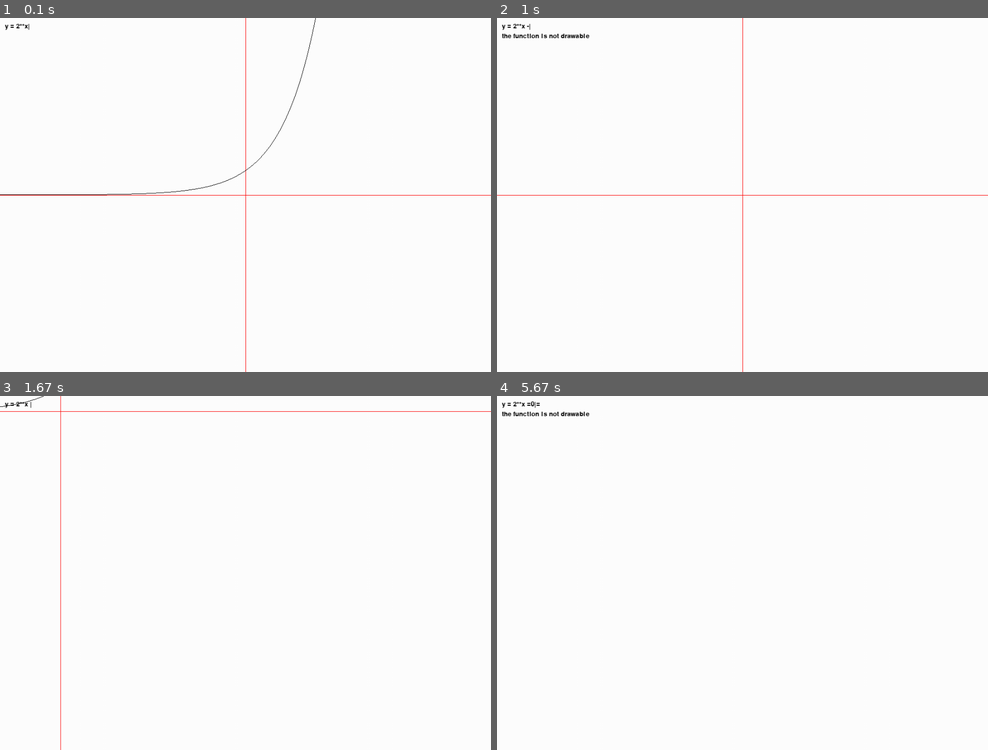
Above: before the commit, frames 1-4 (two rows, left to right).
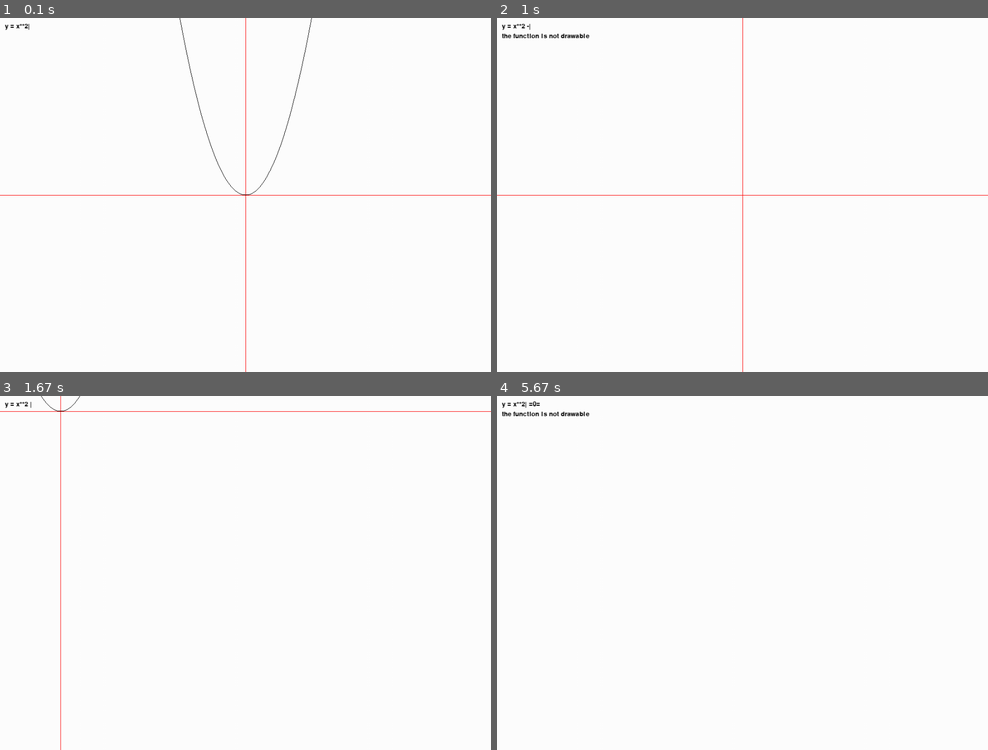
Above: after the commit, the same moments.

Repository: Quark-Games/YEquals
Game: pygame game, started from func_sim_copy.py
Two runs of this game, one before a commit and one after it. Both use one fixed random seed, a clock stepped at 60 frames per second and the inputs below.
Inputs (mouse positions are in pixels of both pictures, inside the frame that each line leads up to):
- Up to frame 1 (0.1 s): no input
- Up to frame 2 (1 s): tap Space at 0.33 s; tap - at 0.67 s
- Up to frame 3 (1.67 s): press the mouse at (304, 604) at 1.03 s; move the mouse to (211, 523) at 1.13 s; release the mouse at (117, 442) at 1.27 s; hold Backspace from 1.33 s (still down); hold Right from 1.33 s (still down); move the mouse to (255, 452) at 1.37 s
- Up to frame 4 (5.67 s): release Backspace at 1.8 s; release Right at 1.8 s; tap = at 1.83 s; press the mouse at (801, 604) at 2.2 s; move the mouse to (835, 615) at 2.3 s; release the mouse at (870, 629) at 2.43 s; press the mouse at (801, 604) at 2.53 s; move the mouse to (821, 573) at 2.63 s; release the mouse at (840, 544) at 2.77 s; press the mouse at (801, 604) at 2.87 s; move the mouse to (678, 548) at 2.97 s; release the mouse at (555, 495) at 3.1 s; tap 0 at 3.67 s; hold = 4-4.47 s; hold Right 4-4.47 s; click (600, 505) at 4.08 s; hold Left 5-5.53 s; click (600, 551) at 5.08 s; hold Left from 5.57 s (still down); tap Space at 5.63 s; click (668, 675) at 5.65 s

The runs differ from the first frame. In frame 1, 0.4% of the frame differs, in the area x 0-65%, y 0-51%; in frame 2, less than 0.1%; in frame 3, less than 0.1%; in frame 4, less than 0.1%.

Commit message:
game chnager

Diff:
--- /dev/null
+++ b/func_sim.py
@@ -0,0 +1,264 @@
+import pygame
+from pygame.locals import *
+from math import *
+import os
+import re
+
+# set default directory to assets
+os.chdir("assets")
+
+# pygame display initiation
+pygame.init()
+
+display_width = 1000
+display_height = 720
+
+display = pygame.display.set_mode((display_width, display_height))
+pygame.display.set_caption("Function Simulator")
+icon_img = pygame.image.load("icon.png")
+pygame.display.set_icon(icon_img)
+
+clock = pygame.time.Clock()
+FPS = 30
+
+font = pygame.font.Font(None, 20)
+
+WHITE = (255, 255, 255)
+BLACK = (0, 0, 0)
+RED = (255, 0, 0)
+
+MODIFIERS = ("alt", "ctrl", "escape", "meta", "shift", "tab", "windows")
+
+
+class File:
+
+    def __init__(self, fname):
+        self.fname = fname
+
+    def get(self):
+        try:
+            with open(self.fname, 'r') as f:
+                cont = f.read()
+            return cont
+        except FileNotFoundError:
+            return ''
+
+    def put(self, cont):
+        with open(self.fname, 'w') as f:
+            f.write(str(cont))
+
+
+class Message:
+
+    def __init__(self):
+        self.reset()
+        self.font = pygame.font.Font(None, 20)
+
+    def put(self, screen, textString):
+        textBitmap = self.font.render(textString, True, BLACK)
+        screen.blit(textBitmap, [self.x, self.y])
+        self.y += self.line_height
+
+    def reset(self):
+        self.x = 10
+        self.y = 10
+        self.line_height = 15
+
+    def indent(self):
+        self.x += 10
+
+    def unindent(self):
+        self.x -= 10
+
+
+class Coordinate:
+
+    def __init__(self):
+        self.origin = [display_width / 2, display_height / 2]
+        self.scalex = 50
+        self.scaley = 50
+
+    def axis(self):
+        pygame.draw.line(display,
+                         RED,
+                         (0, self.origin[1]),
+                         (display_width, self.origin[1]))
+        pygame.draw.line(display,
+                         RED,
+                         (self.origin[0], 0),
+                         (self.origin[0], display_height))
+
+    def chori(self, move_x, move_y):
+        self.origin[0] += move_x
+        self.origin[1] += move_y
+
+
+file = File("data")
+message = Message()
+coor = Coordinate()
+
+
+class Func:
+    family = []
+    active = None
+    index = 0
+
+    def __init__(self):
+        self.exp = exp
+        self.cursor = len(exp)
+        Func.family.append(self)
+        Func.index = len(family) - 1
+
+    def move_cursor(self, move):
+        self.move = move
+
+    def draw(self):
+        # draw graph of function
+        old_pos = (-1, -1)
+        drawability = display_width
+        for pixel_x in range(0, display_width):
+            try:
+                x = (pixel_x - coor.origin[0]) / coor.scalex
+                y = eval(self.func)
+                pixel_y = coor.origin[1] - y * coor.scaley
+                temp = 0 < old_pos[1] < display_height
+                temp = temp or 0 < pixel_y < display_height
+                if pixel_x - old_pos[0] <= 1 and temp:
+                    pygame.draw.line(display,
+                                     BLACK,
+                                     old_pos,
+                                     (int(pixel_x), int(pixel_y)))
+                old_pos = (int(pixel_x), int(pixel_y))
+            except Exception:
+                drawability -= 1
+
+        # display function expression
+        message.put("y = "+self.func[:self.cursor]+'|'+self.func[self.cursor:])
+
+        # display drawability message
+        if not drawability:
+            temp = "the function is not drawable"
+        elif drawability != display_width:
+            temp = "the function is not consistant"
+        message.indent()
+        message.put(temp)
+        message.unindent()
+
+
+def main():
+    func = file.get()
+    index = len(func)
+    holding = set()
+
+    pygame.key.set_repeat(300, 80)
+
+    while True:
+        # keyboard controls
+        for event in pygame.event.get():
+            if event.type == QUIT:
+                quit_all(func)
+            if event.type == KEYDOWN:
+                # holding down the modifier keys
+                key_name = pygame.key.name(event.key)
+                for modifier in MODIFIERS:
+                    if modifier in key_name:
+                        holding.add(modifier)
+                        break
+                else:
+                    # special operations
+                    if "meta" in holding:
+                        if event.key == K_q:
+                            quit_all(func)
+                        elif event.key == K_MINUS:
+                            coor.scalex /= 2
+                            coor.scaley /= 2
+                        elif event.key == K_EQUALS:
+                            coor.scalex *= 2
+                            coor.scaley *= 2
+                        elif event.key == K_0:
+                            coor.origin = [display_width/2, display_height/2]
+                            coor.scalex, coor.scaley = 50, 50
+                        elif event.key == K_BACKSPACE:
+                            func = ""
+                    elif "shift" in holding:
+                        if event.key == K_6:
+                            func = func[0:index] + "**" + func[index:]
+                            index += 2
+                        elif event.key == K_8:
+                            func = func[0:index] + '*' + func[index:]
+                            index += 1
+                        elif event.key == K_9:
+                            func = func[0:index] + '(' + func[index:]
+                            index += 1
+                        elif event.key == K_0:
+                            func = func[0:index] + ')' + func[index:]
+                            index += 1
+                        elif event.key == K_EQUALS:
+                            func = func[0:index] + '+' + func[index:]
+                            index += 1
+                    elif event.key == K_BACKSPACE:
+                        if func:
+                            func = func[:index-1] + func[index:]
+                            index -= 1
+                    elif event.key == K_LEFT:
+                        if index > 0:
+                            index -= 1
+                    elif event.key == K_RIGHT:
+                        if index < len(func):
+                            index += 1
+                    elif event.key == K_SPACE:
+                        func += ' '
+                        index += 1
+                    # basic input
+                    else:
+                        func = func[0:index] + key_name + func[index:]
+                        index += 1
+            if event.type == KEYUP:
+                # releasing the modifier keys
+                key_name = pygame.key.name(event.key)
+                for modifier in MODIFIERS:
+                    if modifier in key_name:
+                        holding.remove(modifier)
+                        break
+                else:
+                    pass
+
+        # mouse control
+        mouse_press = pygame.mouse.get_pressed()
+        mouse_pos = pygame.mouse.get_pos()
+        if mouse_press[0]:
+            coor.chori(*pygame.mouse.get_rel())
+        elif mouse_press[2]:
+            mouse_move = pygame.mouse.get_rel()
+            coor.scalex *= 1 + mouse_move[0] / 100
+            coor.scaley *= 1 + mouse_move[1] / -100
+        else:
+            # reset mouse release position
+            pygame.mouse.get_rel()
+            focus_x = mouse_pos[0]
+
+        # display
+        display.fill(WHITE)
+
+        coor.axis()
+
+
+
+        # show focus point location
+
+        pygame.display.flip()
+
+        clock.tick(FPS)
+
+
+def quit_all(data):
+    file.put(data)
+    pygame.quit()
+    quit()
+
+
+def error():
+    quit_all('')
+
+
+main()
--- a/func_sim_copy.py
+++ b/func_sim_copy.py
@@ -101,6 +101,8 @@
     func = file.get()
     index = len(func)
     holding = set()
+
+    pygame.key.set_repeat(300, 80)
 
     while True:
         # keyboard controls
Not shown, changed: assets/data
